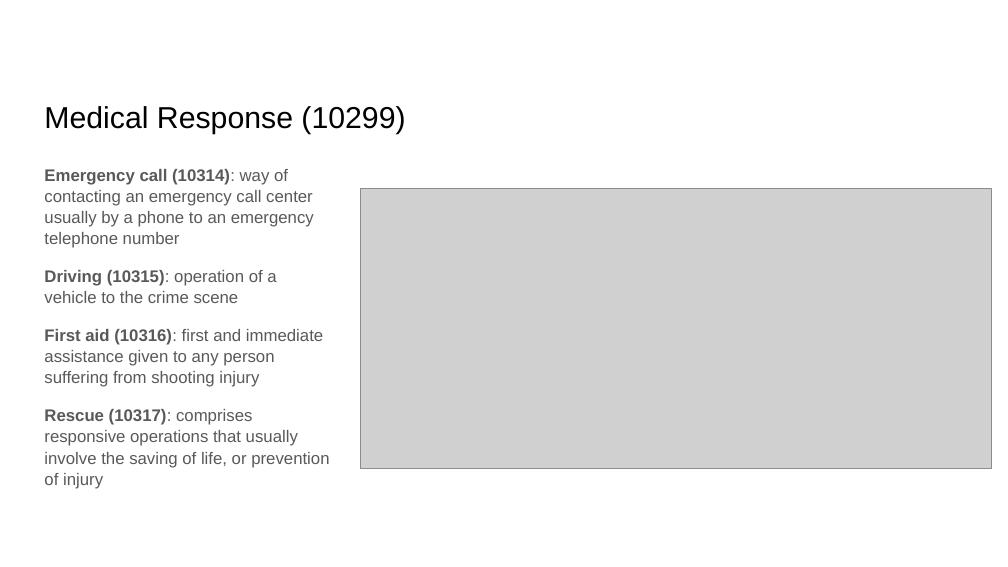
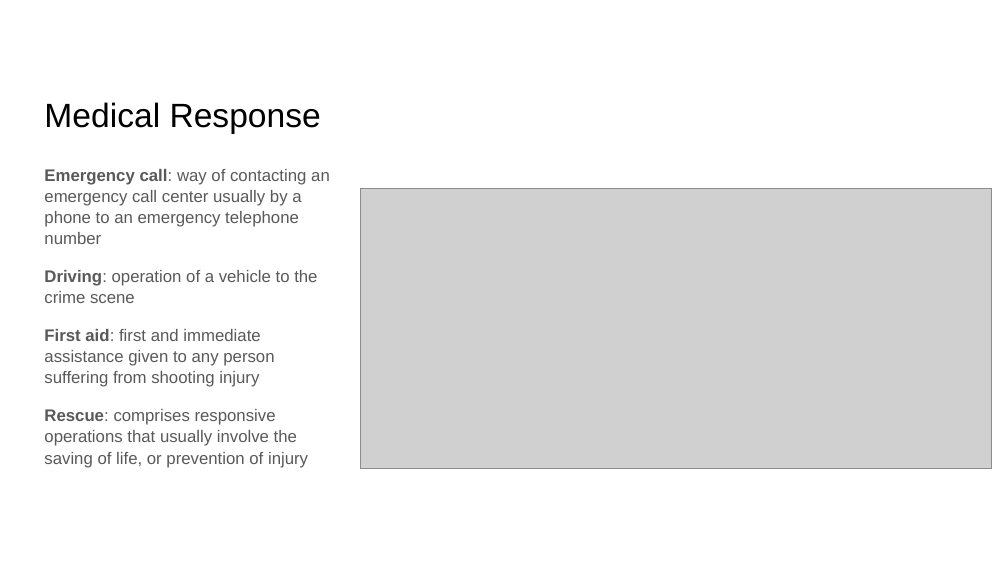
Before and after one commit to RESIN-KAIROS/schemalib, a slide deck: slide 6 of hrf/mass_shooting.pptx. Drawn at 1008x567 pixels with LibreOffice and Linux fonts; fonts in the diff are those of the drawing; grey boxes stand for pictures. Boxes give left, top, right and bottom in pixels: in the first picture for what was removed or moved away, otherwise in the second. Text is boxed around its words. In the diff, an @@ line names an element or a change of style, - is before the commit and + after.

```diff
--- a/hrf/mass_shooting.pptx
+++ b/hrf/mass_shooting.pptx
@@ title at box(44, 102, 321, 134): text changed; size 21.6 to 24 pt @@
-Medical Response (10299)
+Medical Response
@@ text at box(44, 169, 330, 468): text changed @@
-Emergency call (10314): way of contacting an emergency call center usually by a phone to an emergency telephone number
-Driving (10315): operation of a vehicle to the crime scene
-First aid (10316): first and immediate assistance given to any person suffering from shooting injury
-Rescue (10317): comprises responsive operations that usually involve the saving of life, or prevention of injury
+Emergency call: way of contacting an emergency call center usually by a phone to an emergency telephone number
+Driving: operation of a vehicle to the crime scene
+First aid: first and immediate assistance given to any person suffering from shooting injury
+Rescue: comprises responsive operations that usually involve the saving of life, or prevention of injury
```
Also in this commit, not shown: 5 other slides changed, 2 other files.
